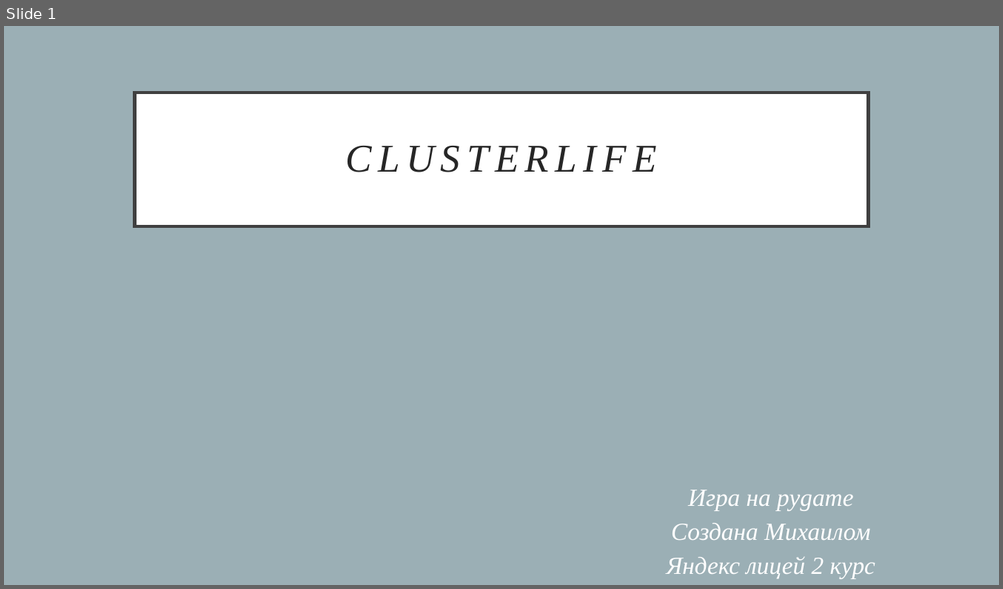
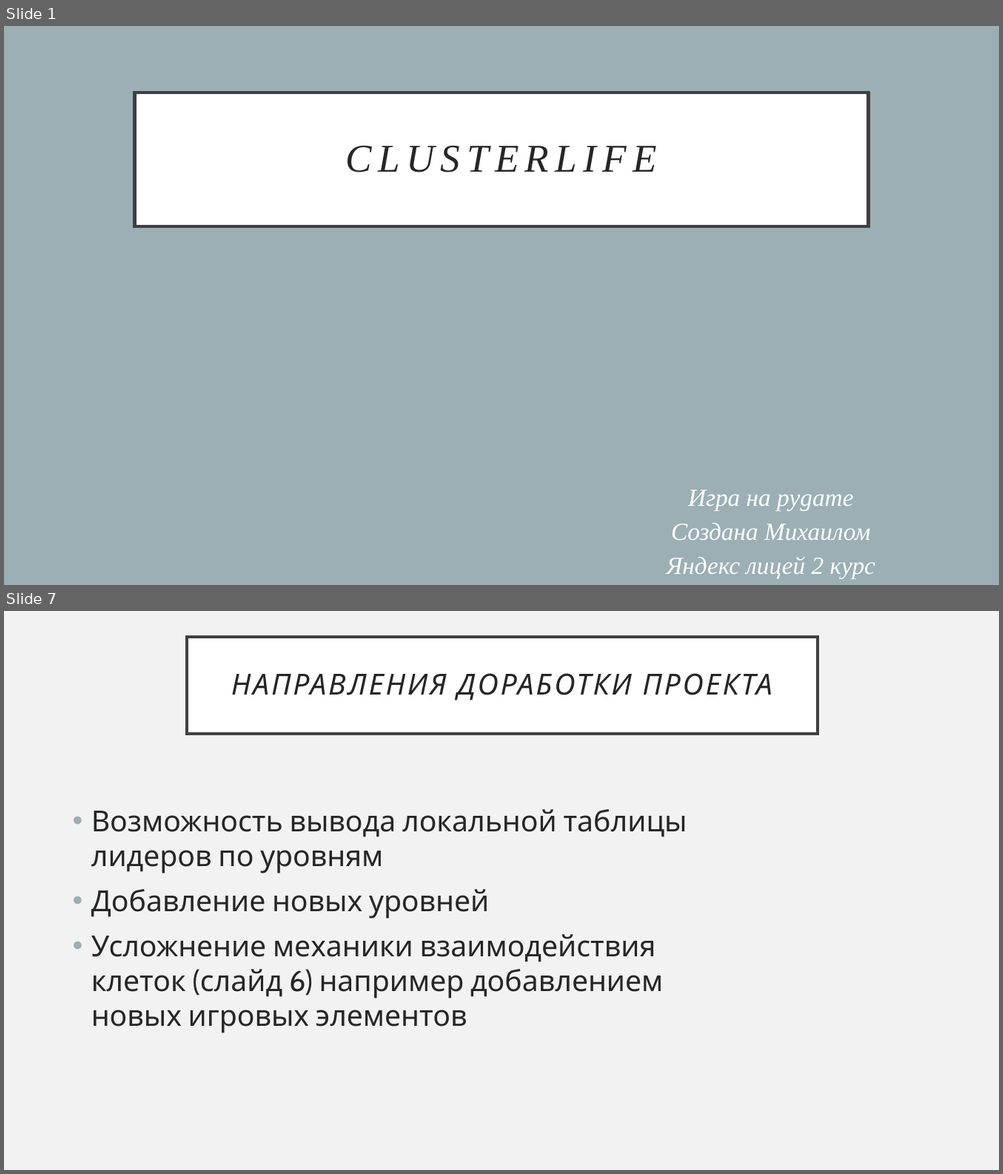
Before and after one commit to M1shgan48/pygame, a slide deck: презентация_pygame.pptx. Shown one above the other, each under a label of ours: slide 1 before the commit, slides 1 and 7 after it; the slides between them are not shown. The pictures are 1003x589 and 1003x1174 pixels, drawn with LibreOffice and Linux fonts; fonts in the diff are those of the drawing. Boxes give left, top, right and bottom in pixels: in the first picture for what was removed or moved away, otherwise in the second. Text is boxed around its words. In the diff, an @@ line names an element or a change of style, - is before the commit and + after.

```diff
--- a/презентация_pygame.pptx
+++ b/презентация_pygame.pptx
@@ slide 7 added at (4, 611, 999, 1170), background #F2F2F2 @@
@@ title added at (187, 637, 817, 734), fill #FFFFFF, outline #404040 2.5 pt, 28 pt, text #262626, italic @@
+НАПРАВЛЕНИЯ ДОРАБОТКИ ПРОЕКТА
@@ text added at (91, 809, 687, 1034), 28 pt, text #262626 @@
+• Возможность вывода локальной таблицы лидеров по уровням
+• Добавление новых уровней
+• Усложнение механики взаимодействия клеток (слайд 6) например добавлением новых игровых элементов
```
Also in this commit, not shown: 3 slides changed, 3 other slides added, 1 slide removed, 1 other file.
